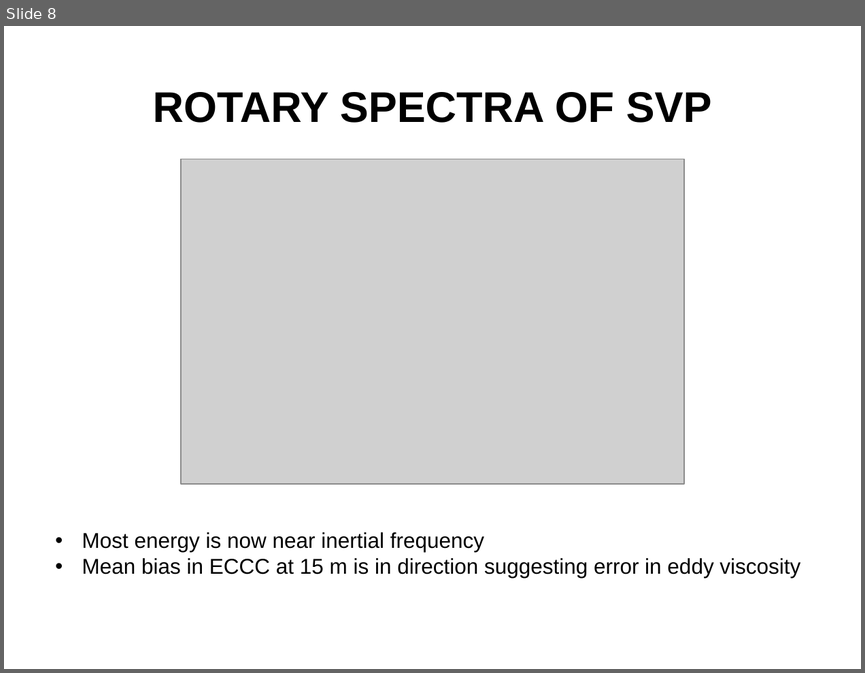
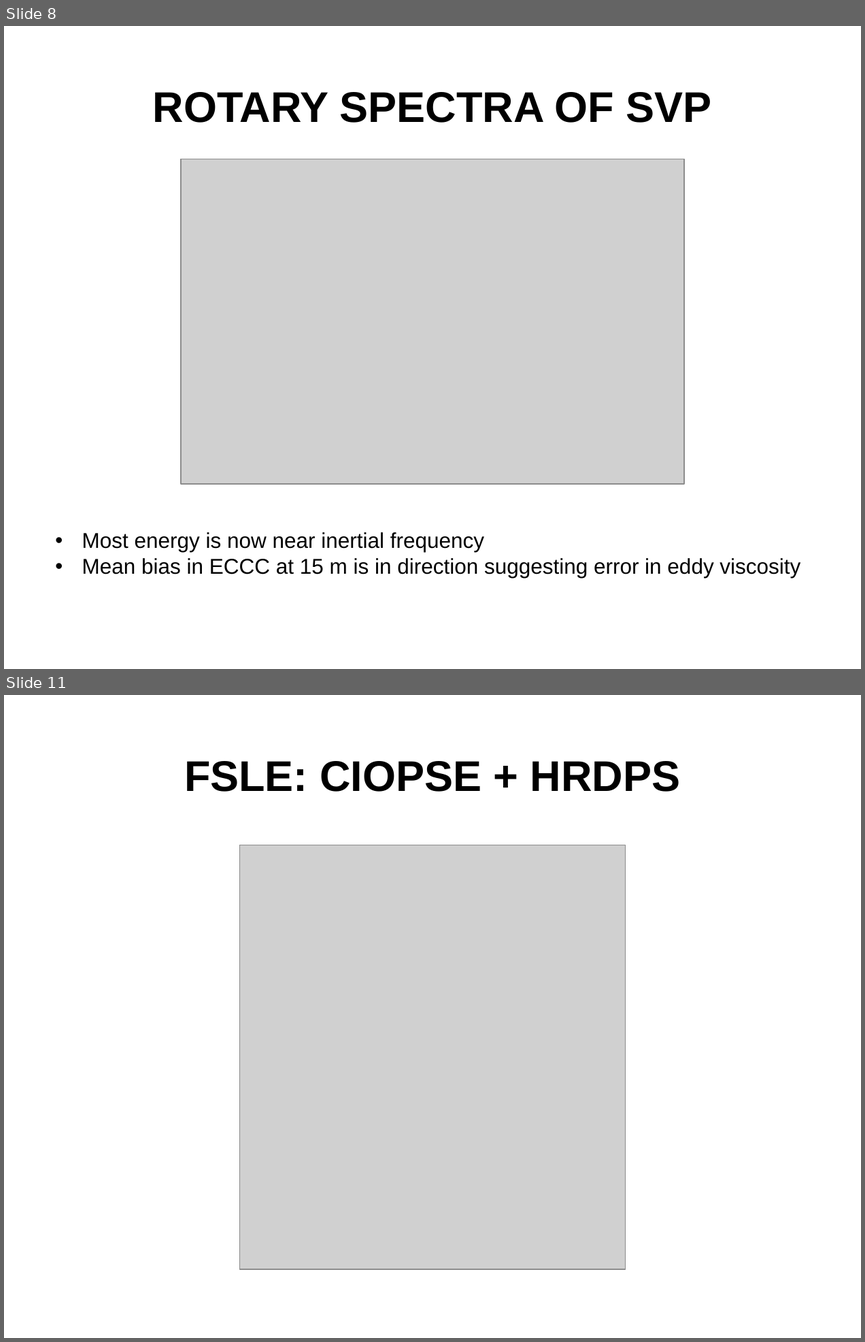
Before and after one commit to nsoontie/velocity-error, a slide deck: presentations/MOI-CONCEPTS-2021/Soontiens_Sutherland_drift_DFO-MOI.pptx. Shown one above the other, each under a label of ours: slide 8 before the commit, slides 8 and 11 after it; the slides between them are not shown. The pictures are 865x673 and 865x1342 pixels, drawn with LibreOffice and Linux fonts; fonts in the diff are those of the drawing; grey boxes stand for pictures; background and template pictures are left out. Boxes give left, top, right and bottom in pixels: in the first picture for what was removed or moved away, otherwise in the second. Text is boxed around its words. In the diff, an @@ line names an element or a change of style, - is before the commit and + after.

```diff
--- a/presentations/MOI-CONCEPTS-2021/Soontiens_Sutherland_drift_DFO-MOI.pptx
+++ b/presentations/MOI-CONCEPTS-2021/Soontiens_Sutherland_drift_DFO-MOI.pptx
@@ slide 11 added at (4, 695, 861, 1338), background picture (left out) @@
@@ title added at (184, 761, 680, 792), 36 pt, text #000000, bold @@
+FSLE: CIOPSE + HRDPS
@@ picture added at (239, 845, 626, 1269) @@
```
Also in this commit, not shown: 1 slide changed, 7 other slides added, 1 slide removed.
